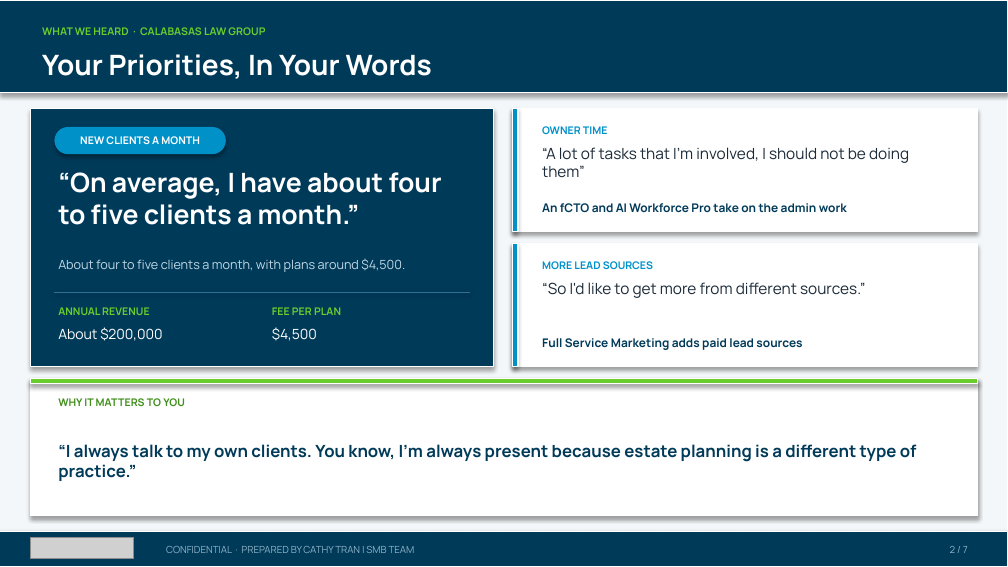
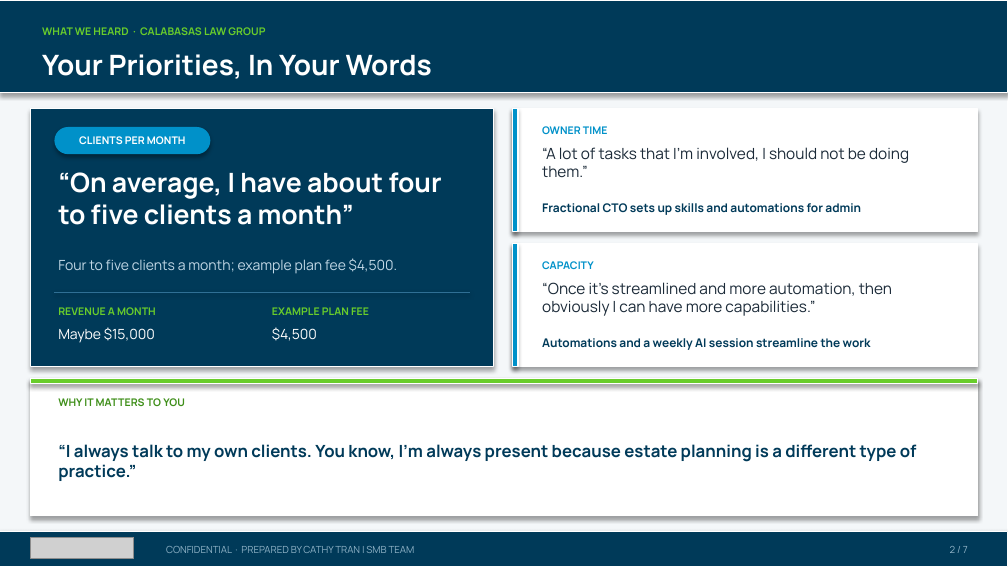
Before and after one commit to SMB-Team-Technology/workwith-smbteam, a slide deck: slide 2 of calabasas/Calabasas Law Group_November 20, 2026_Proposal.pptx. Drawn at 1008x567 pixels with LibreOffice and Linux fonts; fonts in the diff are those of the drawing; grey boxes stand for pictures. Boxes give left, top, right and bottom in pixels: in the first picture for what was removed or moved away, otherwise in the second. Text is boxed around its words. In the diff, an @@ line names an element or a change of style, - is before the commit and + after.

```diff
--- a/calabasas/Calabasas Law Group_November 20, 2026_Proposal.pptx
+++ b/calabasas/Calabasas Law Group_November 20, 2026_Proposal.pptx
@@ rounded rectangle: place and size @@
-rounded rectangle at bbox=[54, 127, 226, 154]
+rounded rectangle at bbox=[54, 127, 211, 154]
@@ text at bbox=[79, 136, 186, 144]: text changed @@
-NEW CLIENTS A MONTH
+CLIENTS PER MONTH
@@ text at bbox=[542, 147, 909, 177]: text changed @@
-“A lot of tasks that I'm involved, I should not be doing them”
+“A lot of tasks that I'm involved, I should not be doing them.”
@@ text at bbox=[58, 172, 442, 225]: text changed @@
-“On average, I have about four to five clients a month.”
+“On average, I have about four to five clients a month”
@@ text at bbox=[542, 203, 861, 215]: text changed @@
-An fCTO and AI Workforce Pro take on the admin work
+Fractional CTO sets up skills and automations for admin
@@ text at bbox=[58, 258, 397, 274]: text changed; size 9 to 10 pt @@
-About four to five clients a month, with plans around $4,500.
+Four to five clients a month; example plan fee $4,500.
@@ text at bbox=[542, 261, 594, 269]: text changed @@
-MORE LEAD SOURCES
+CAPACITY
@@ text at bbox=[542, 282, 892, 316]: text changed @@
-“So I'd like to get more from different sources.”
+“Once it's streamlined and more automation, then obviously I can have more capabilities.”
@@ text at bbox=[58, 307, 156, 315]: text changed @@
-ANNUAL REVENUE
+REVENUE A MONTH
@@ text at bbox=[58, 327, 155, 343]: text changed @@
-About $200,000
+Maybe $15,000
@@ text at bbox=[272, 307, 369, 315]: text changed @@
-FEE PER PLAN
+EXAMPLE PLAN FEE
@@ text at bbox=[542, 338, 871, 350]: text changed @@
-Full Service Marketing adds paid lead sources
+Automations and a weekly AI session streamline the work
```
Also in this commit, not shown: 5 other slides changed, 1 other file.
